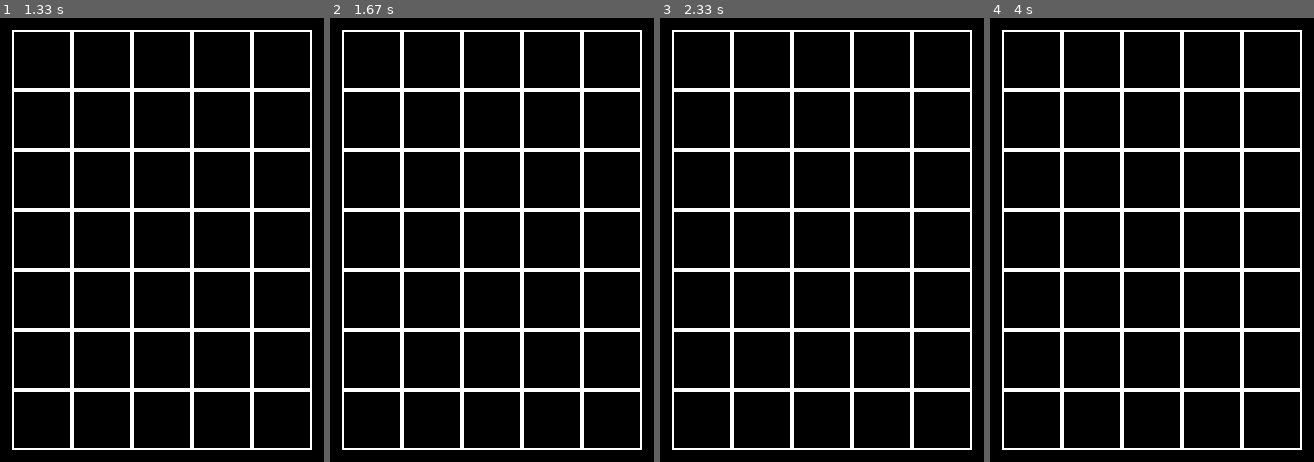
Above: before the commit, frames 1-4 (left to right).
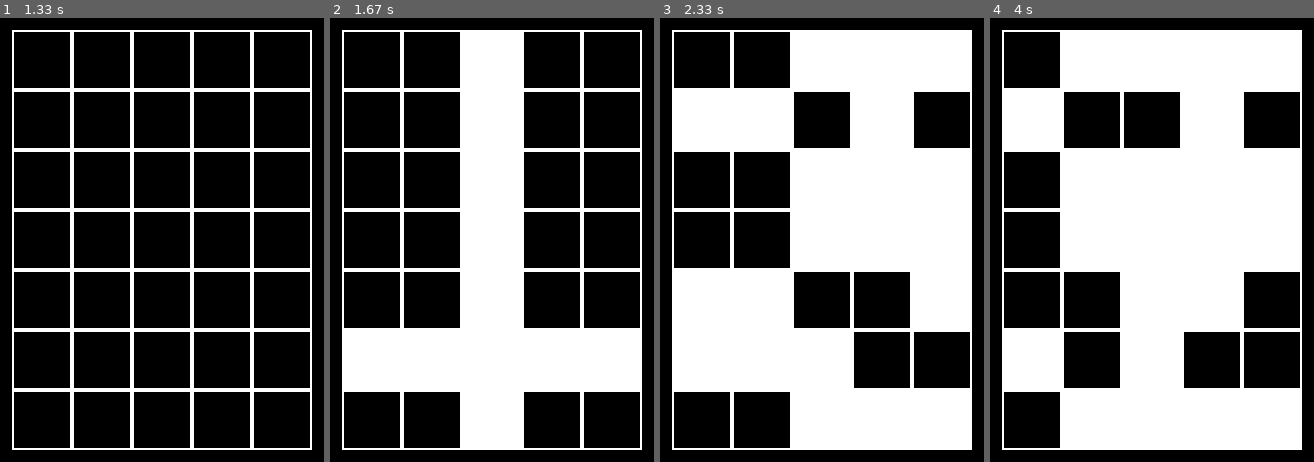
Above: after the commit, the same moments.

Repository: zinovieva-polina/yandex-liceum-irk_2020-2022
Game: pygame game, started from template/lesson_board.py
The game is run twice, just before and just after one commit, with the same random seed, the same clock (stepped at 60 frames per second) and the same inputs.
Inputs (mouse positions are in pixels of both pictures, inside the frame that each line leads up to):
- Up to frame 1 (1.33 s): no input
- Up to frame 2 (1.67 s): click (511, 359) at 1.38 s
- Up to frame 3 (2.33 s): click (890, 137) at 1.72 s; click (915, 311) at 2.05 s
- Up to frame 4 (4 s): click (1103, 288) at 3.88 s

Frame 1 is identical in both runs. In frame 2, 24% of the frame differs, in the area x 4-96%, y 3-97%; in frame 3, 46%; in frame 4, 48%.

Commit message:
задача 3 решена

Diff:
--- a/template/lesson_board.py
+++ b/template/lesson_board.py
@@ -23,11 +23,17 @@
         self.cell_size = cell_size
 
     def render(self, screen):
+        colors = [pygame.Color(0, 0, 0), pygame.Color(255, 255, 255)]
         for y in range(self.height):
             for x in range(self.width):
                 pygame.draw.rect(
                     screen,
-                    pygame.Color(255, 255, 255),
+                    colors[self.board[y][x]],
+                    (x * self.cell_size + self.left, y * self.cell_size + self.top, self.cell_size, self.cell_size),
+                )
+                pygame.draw.rect(
+                    screen,
+                    colors[1],
                     (x * self.cell_size + self.left, y * self.cell_size + self.top, self.cell_size, self.cell_size),
                     1
                 )
@@ -40,7 +46,13 @@
         return cell_x, cell_y
 
     def on_click(self, cell):
-        print(cell)
+        for i in range(self.width):
+            self.board[cell[1]][i] = (self.board[cell[1]][i] + 1) % 2
+        for i in range(self.height):
+            if i == cell[1]:
+                continue
+            self.board[i][cell[0]] = (self.board[i][cell[0]] + 1) % 2
+        print(self.board)
 
     def get_click(self, mouse_pos):
         cell = self.get_cell(mouse_pos)
